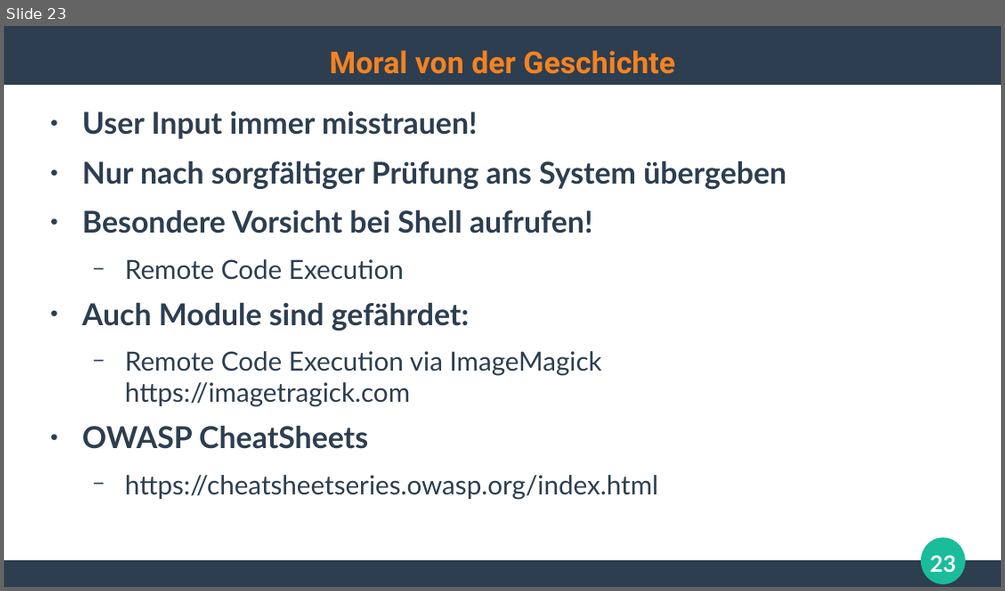
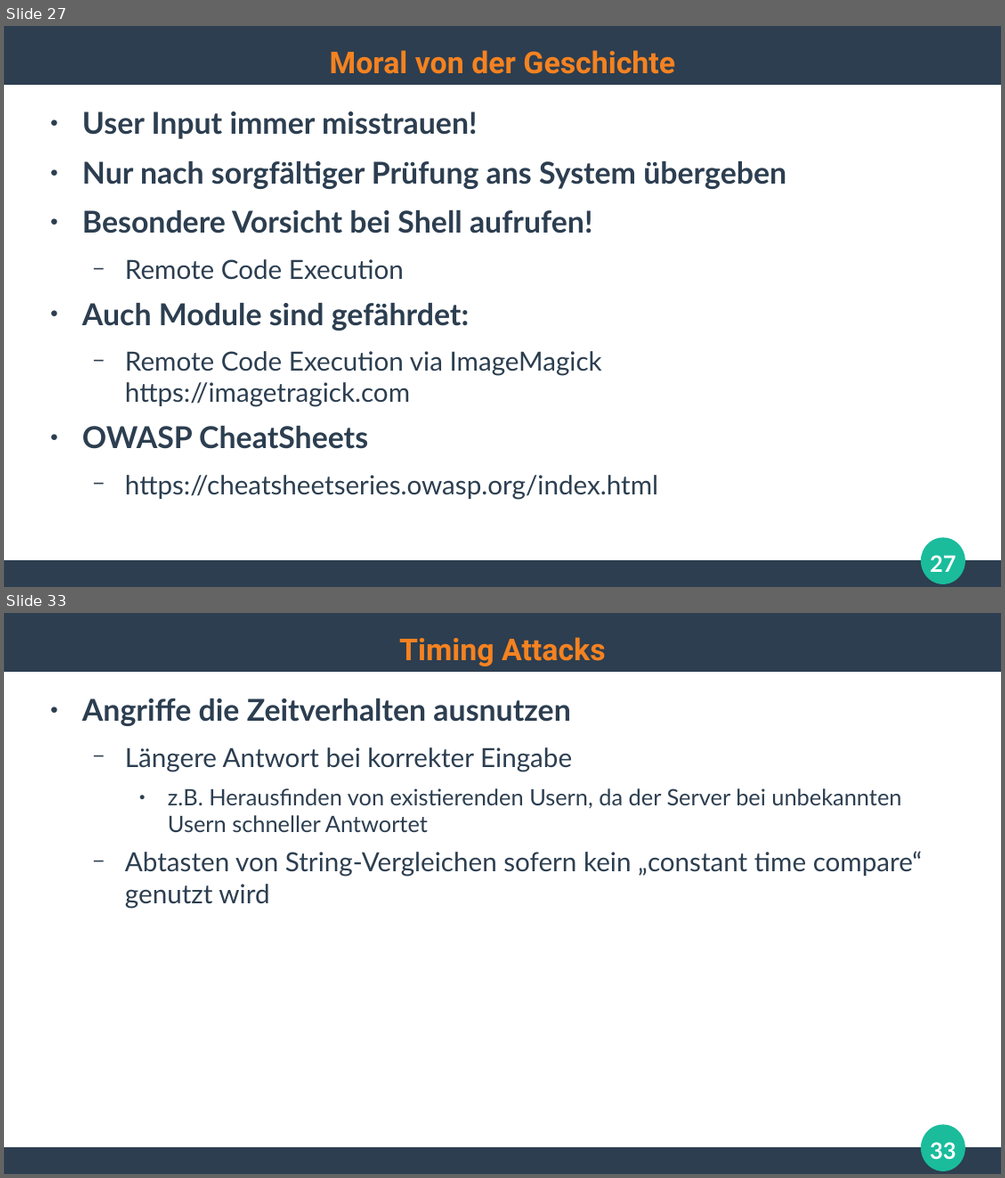
Before and after one commit to ghandmann/HS-AlbSig-WebAnwendungen2, a slide deck: Kapitel/06_WebSecurity.odp. Shown one above the other, each under a label of ours: slide 23 before the commit, slides 27 and 33 after it; the slides between them are not shown. The pictures are 1005x591 and 1005x1178 pixels, drawn with LibreOffice and Linux fonts; fonts in the diff are those of the drawing. Boxes give left, top, right and bottom in pixels: in the first picture for what was removed or moved away, otherwise in the second. Text is boxed around its words. In the diff, an @@ line names an element or a change of style, - is before the commit and + after.

```diff
--- a/Kapitel/06_WebSecurity.odp
+++ b/Kapitel/06_WebSecurity.odp
@@ slide 33 added at box(4, 613, 1001, 1174), background #FFFFFF; not listed: 3 template elements that a slide beside it also shows @@
@@ title added at box(399, 637, 606, 666), 24 pt, text #F58220, bold @@
+Timing Attacks
@@ text added at box(82, 698, 922, 908), 21 pt, text #2C3E50 @@
+● Angriffe die Zeitverhalten ausnutzen
+  − Längere Antwort bei korrekter Eingabe
+    ● z.B. Herausfinden von existierenden Usern, da der Server bei unbekannten Usern schneller Antwortet
+  − Abtasten von String-Vergleichen sofern kein „constant time compare“ genutzt wird
@@ page number added at box(930, 1142, 955, 1159), 18 pt, text #FFFFFF, bold @@
+33
@@ what was slide 23 is now slide 27 @@
@@ page number at box(930, 555, 955, 572): text changed @@
-23
+27
```
Also in this commit, not shown: 9 other slides added.
